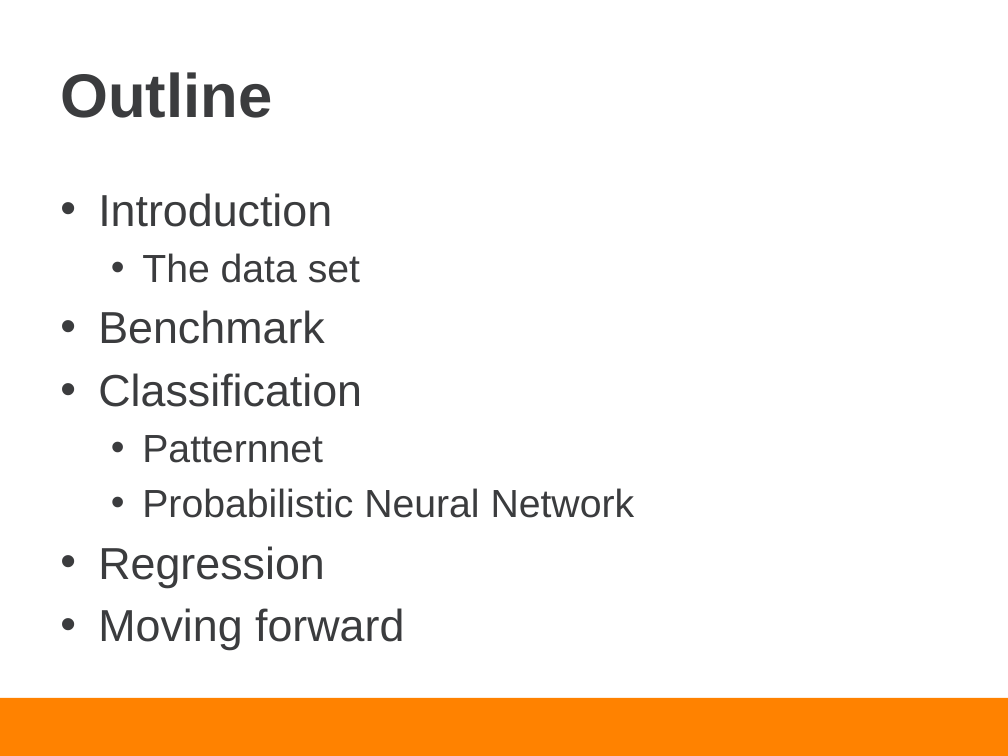
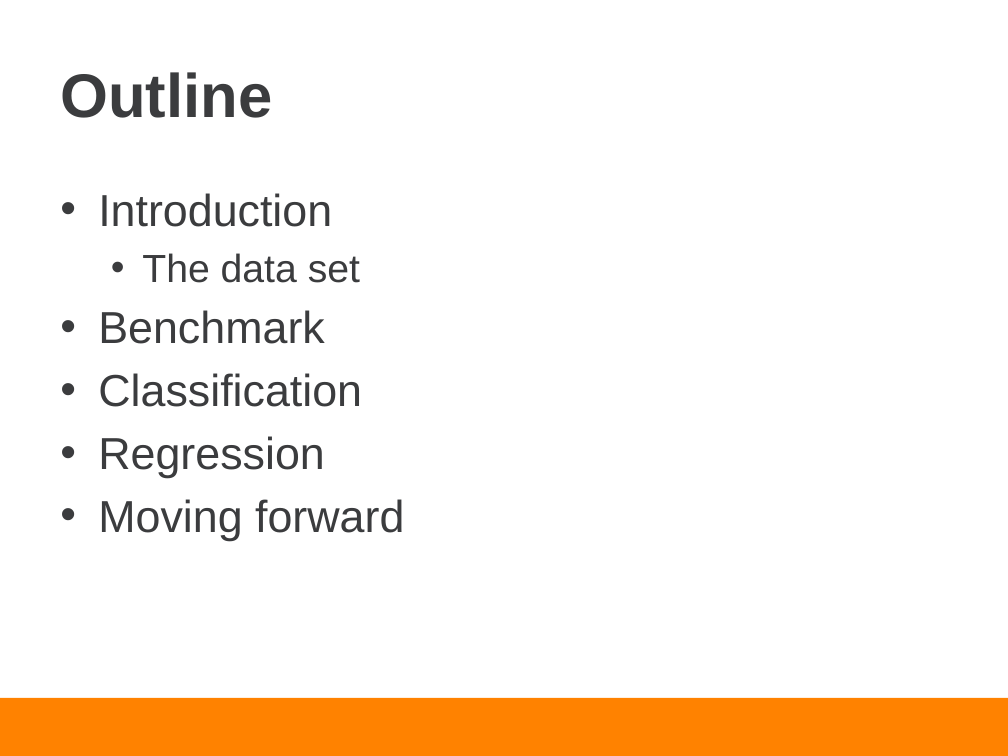
Before and after one commit to piovere/nucnotes, a slide deck: slide 2 of ne697neuralnetworks/project/presentation.pptx. Drawn at 1008x756 pixels with LibreOffice and Linux fonts; fonts in the diff are those of the drawing; background and template pictures are left out. Boxes give left, top, right and bottom in pixels: in the first picture for what was removed or moved away, otherwise in the second. Text is boxed around its words. In the diff, an @@ line names an element or a change of style, - is before the commit and + after.

```diff
--- a/ne697neuralnetworks/project/presentation.pptx
+++ b/ne697neuralnetworks/project/presentation.pptx
@@ text at [142,435,635,518]: paragraphs removed @@
-  • Patternnet
-  • Probabilistic Neural Network
```
Also in this commit, not shown: 5 other slides changed, 7 slides added, 2 slides removed.
